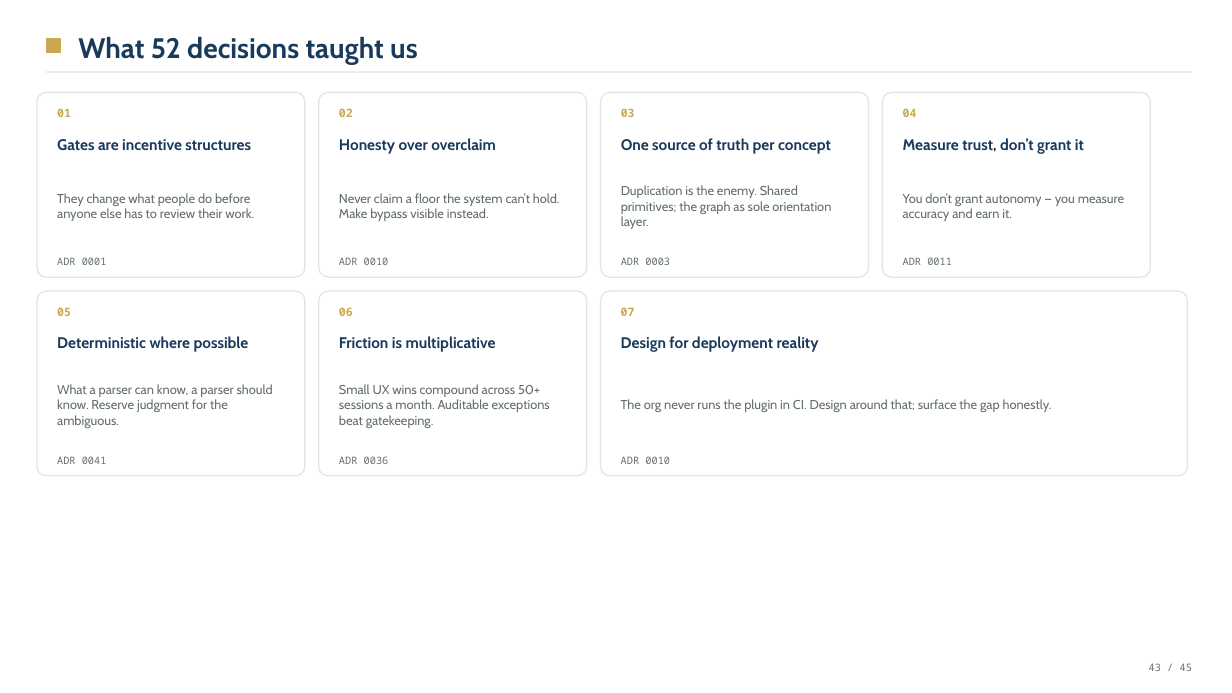
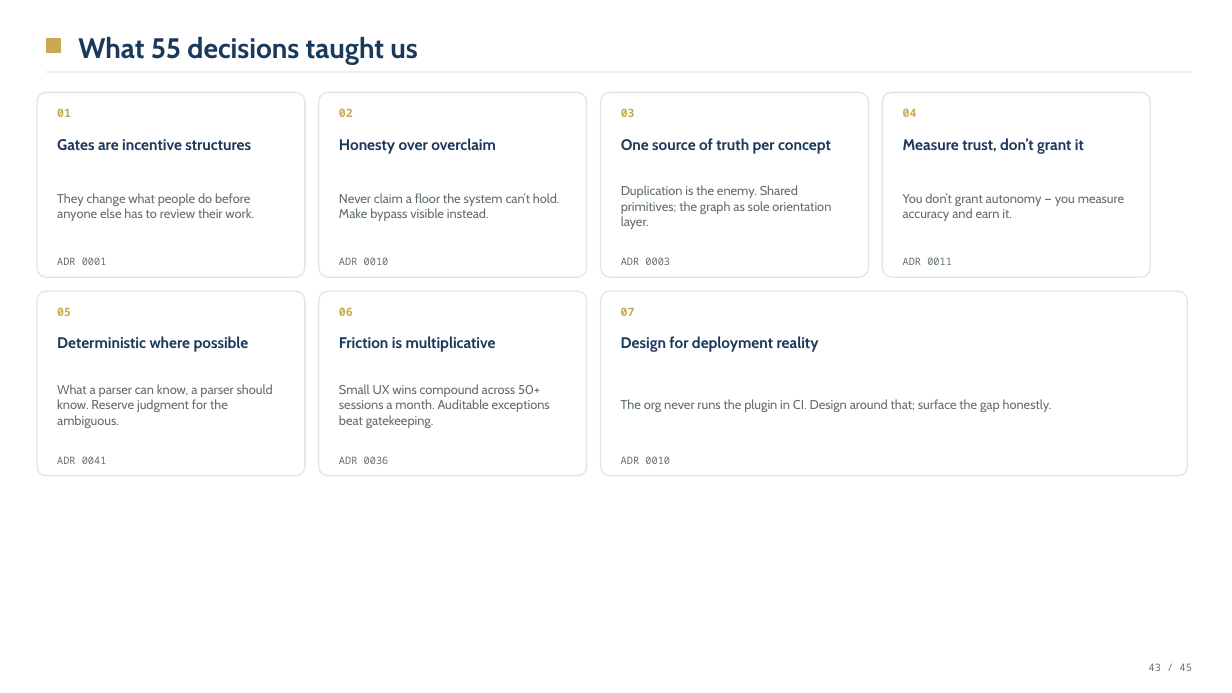
Before and after one commit to vickysrawat/AI-Assisted-development, a slide deck: slide 43 of docs/presentations/ai-assisted-development-story.pptx. Drawn at 1232x693 pixels with LibreOffice and Linux fonts; fonts in the diff are those of the drawing. Boxes give left, top, right and bottom in pixels: in the first picture for what was removed or moved away, otherwise in the second. Text is boxed around its words. In the diff, an @@ line names an element or a change of style, - is before the commit and + after.

```diff
--- a/docs/presentations/ai-assisted-development-story.pptx
+++ b/docs/presentations/ai-assisted-development-story.pptx
@@ text at (78,37,417,64): text changed @@
-What 52 decisions taught us
+What 55 decisions taught us
```
Also in this commit, not shown: 36 other slides changed, 11 other files.
